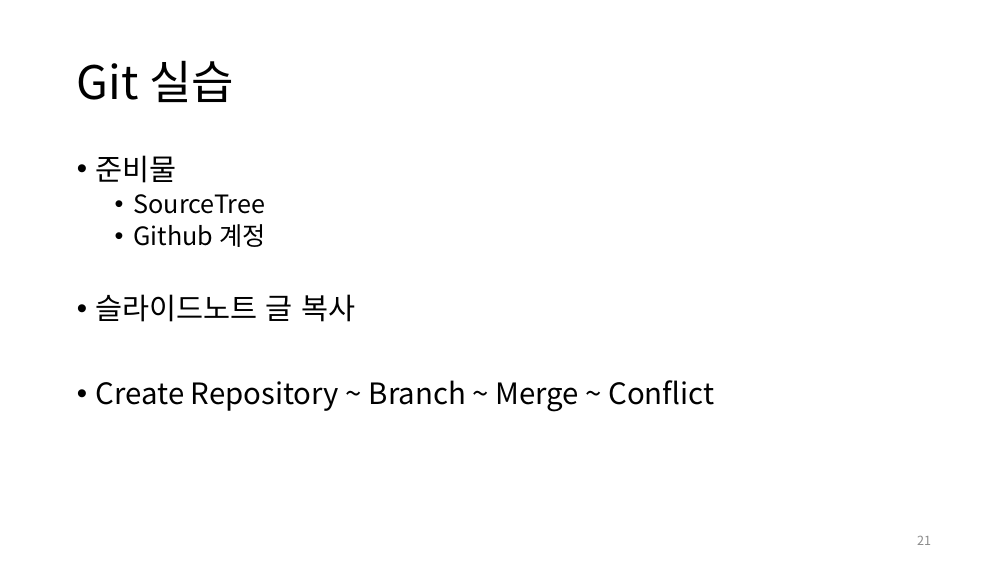
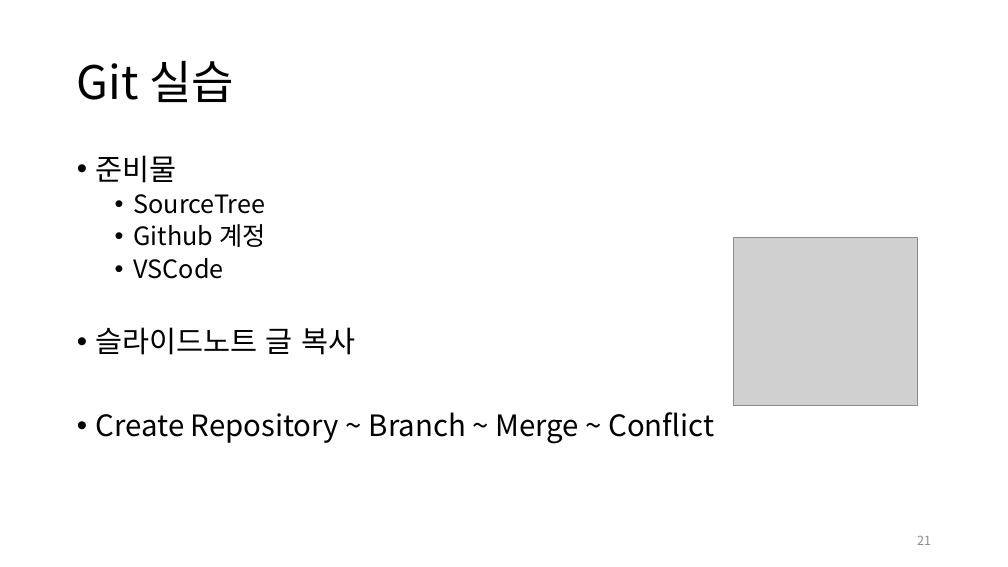
Before and after one commit to kyungchan/APPSEC-2021Winter-Seminar, a slide deck: slide 21 of 2-git/2.git.pptx. Drawn at 1008x567 pixels with LibreOffice and Linux fonts; fonts in the diff are those of the drawing; grey boxes stand for pictures. Boxes give left, top, right and bottom in pixels: in the first picture for what was removed or moved away, otherwise in the second. Text is boxed around its words. In the diff, an @@ line names an element or a change of style, - is before the commit and + after.

```diff
--- a/2-git/2.git.pptx
+++ b/2-git/2.git.pptx
@@ picture added at (734, 237, 918, 406) @@
@@ text at (134, 258, 224, 279): paragraph added @@
+  • VSCode
```
Also in this commit, not shown: 2 other slides changed.
